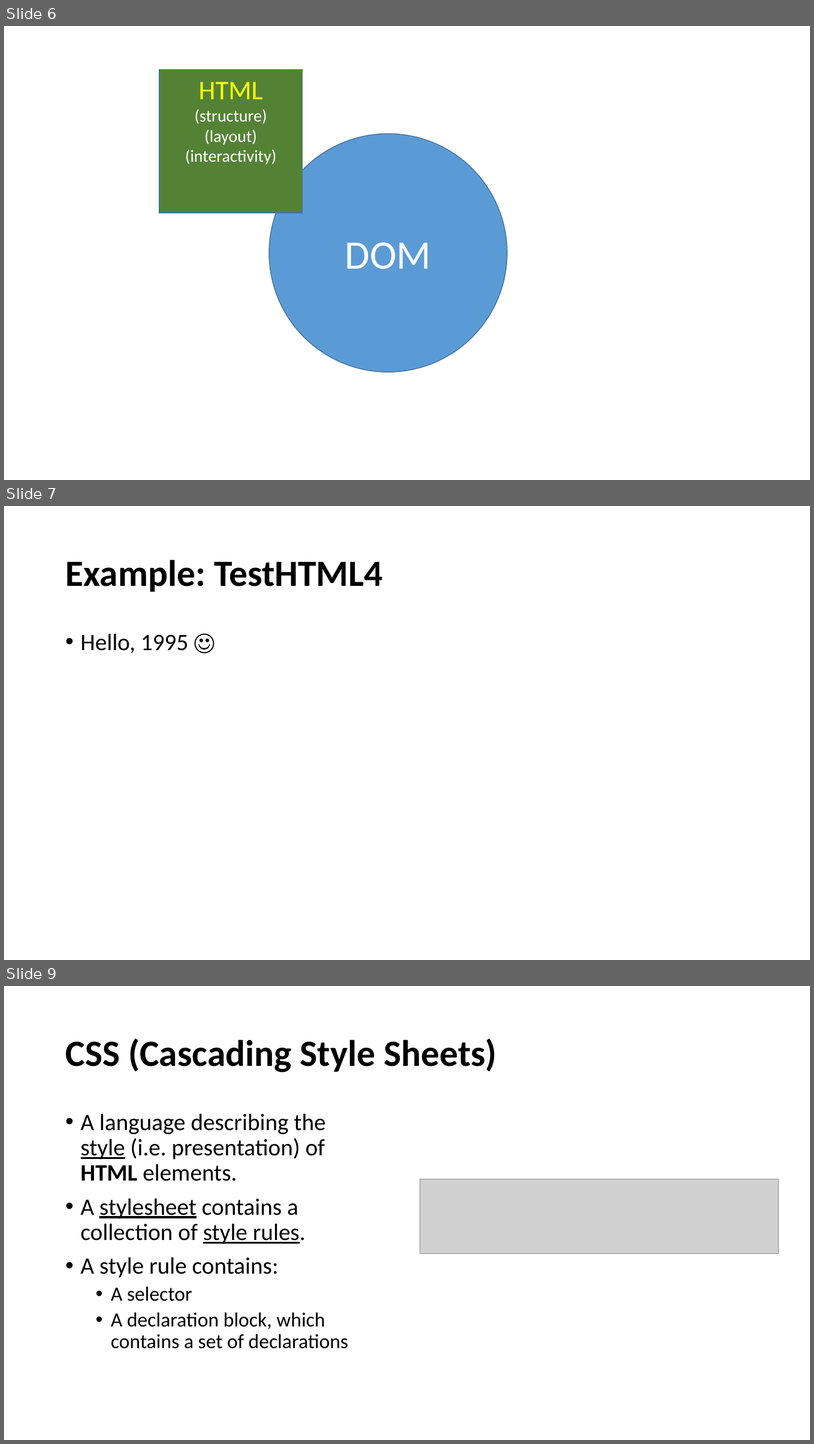
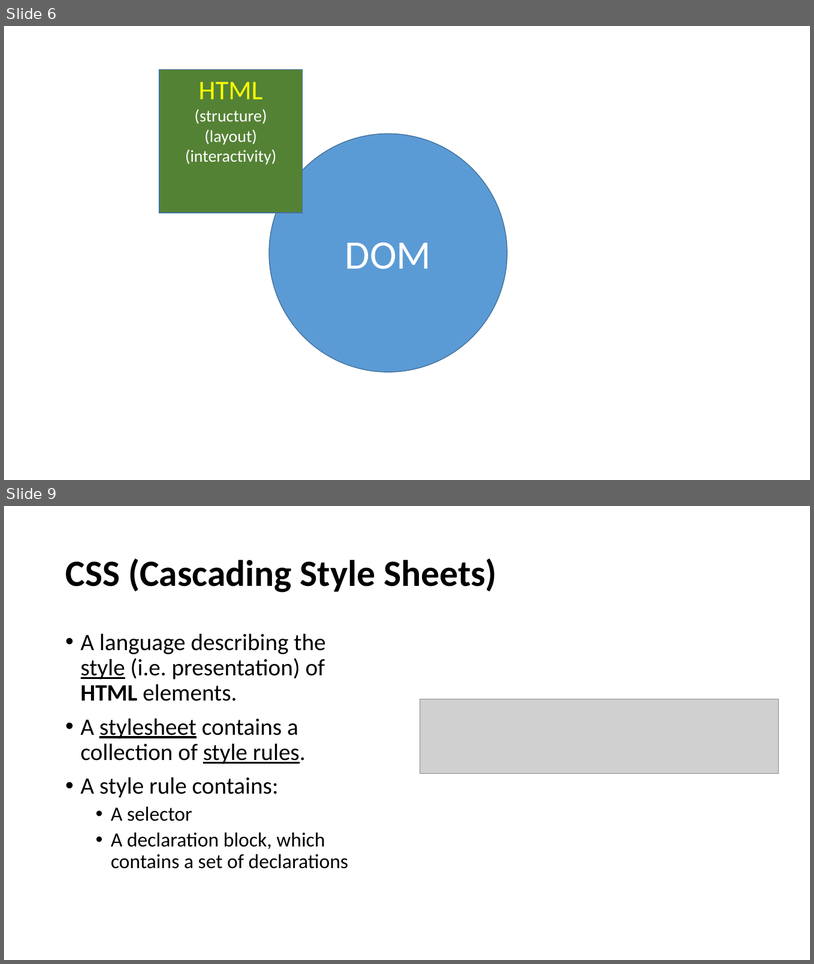
Before and after one commit to perl-easj/WebProg, a slide deck: 10_Intro/WebProg_ClassicWPReview.pptx. Shown one above the other, each under a label of ours: slides 6, 7 and 9 before the commit, slides 6 and 9 after it; the slides between them are not shown. The pictures are 814x1444 and 814x964 pixels, drawn with LibreOffice and Linux fonts; fonts in the diff are those of the drawing; grey boxes stand for pictures. Boxes give left, top, right and bottom in pixels: in the first picture for what was removed or moved away, otherwise in the second. Text is boxed around its words. In the diff, an @@ line names an element or a change of style, - is before the commit and + after.

```diff
--- a/10_Intro/WebProg_ClassicWPReview.pptx
+++ b/10_Intro/WebProg_ClassicWPReview.pptx
@@ slide 7 removed at (4, 506, 810, 960), background #FFFFFF @@
@@ title removed at (65, 559, 383, 592) @@
-Example: TestHTML4
@@ text removed at (81, 633, 188, 653) @@
-• Hello, 1995 ☺
```
Also in this commit, not shown: 2 slides changed, 5 slides added, 3 other slides removed, 5 other files.
